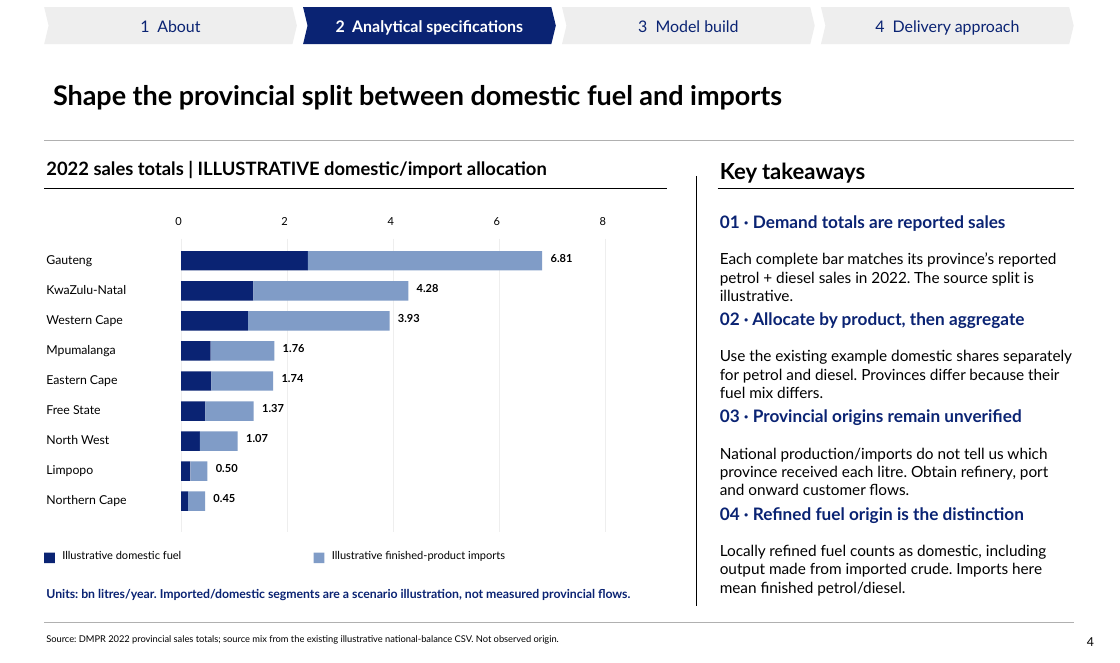
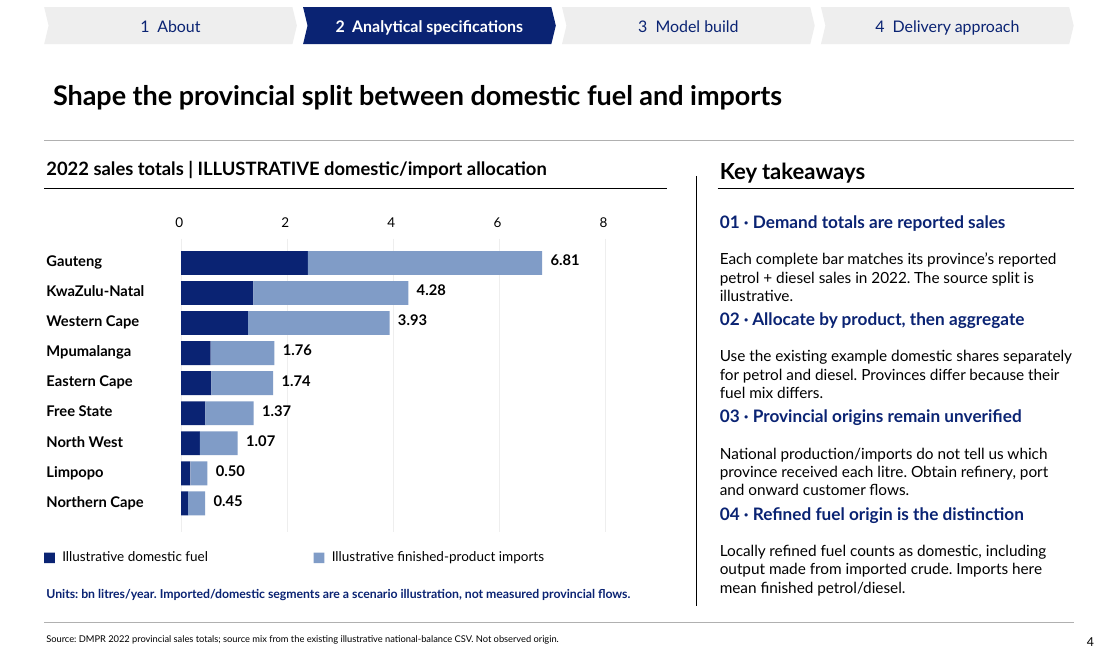
Before and after one commit to Africa-International-Advisors/liquid_fuels_model, a slide deck: slide 4 of pptx/output/delivered/Vopak_Week1_Analytical_Pack_2026_10_06.pptx. Drawn at 1120x663 pixels with LibreOffice and Linux fonts; fonts in the diff are those of the drawing; background and template pictures are left out. Boxes give left, top, right and bottom in pixels: in the first picture for what was removed or moved away, otherwise in the second. Text is boxed around its words. In the diff, an @@ line names an element or a change of style, - is before the commit and + after.

```diff
--- a/pptx/output/delivered/Vopak_Week1_Analytical_Pack_2026_10_06.pptx
+++ b/pptx/output/delivered/Vopak_Week1_Analytical_Pack_2026_10_06.pptx
@@ size 9 to 11 pt in 7 elements at [62, 551, 208, 561], [332, 551, 544, 564], [175, 217, 183, 227], [281, 217, 289, 227], [387, 217, 395, 227], [494, 217, 502, 227], [600, 217, 608, 227] @@
@@ rectangle: place and size @@
-rectangle at [181, 251, 308, 270]
+rectangle at [181, 251, 308, 275]
@@ rectangle: place and size @@
-rectangle at [308, 251, 542, 270]
+rectangle at [308, 251, 542, 275]
@@ rectangle: place and size @@
-rectangle at [181, 281, 254, 301]
+rectangle at [181, 281, 254, 305]
@@ rectangle: place and size @@
-rectangle at [254, 281, 408, 301]
+rectangle at [254, 281, 408, 305]
@@ rectangle: place and size @@
-rectangle at [181, 311, 248, 331]
+rectangle at [181, 311, 248, 335]
@@ rectangle: place and size @@
-rectangle at [248, 311, 390, 331]
+rectangle at [248, 311, 390, 335]
@@ rectangle: place and size @@
-rectangle at [181, 341, 211, 361]
+rectangle at [181, 341, 211, 365]
@@ rectangle: place and size @@
-rectangle at [211, 341, 275, 361]
+rectangle at [211, 341, 275, 365]
@@ rectangle: place and size @@
-rectangle at [181, 371, 211, 391]
+rectangle at [181, 371, 211, 395]
@@ rectangle: place and size @@
-rectangle at [211, 371, 273, 391]
+rectangle at [211, 371, 273, 395]
@@ rectangle: place and size @@
-rectangle at [181, 401, 205, 421]
+rectangle at [181, 401, 205, 425]
@@ rectangle: place and size @@
-rectangle at [205, 401, 254, 421]
+rectangle at [205, 401, 254, 425]
@@ rectangle: place and size @@
-rectangle at [181, 431, 200, 451]
+rectangle at [181, 431, 200, 455]
@@ rectangle: place and size @@
-rectangle at [200, 431, 238, 451]
+rectangle at [200, 431, 238, 455]
@@ rectangle: place and size @@
-rectangle at [181, 461, 191, 481]
+rectangle at [181, 461, 191, 485]
@@ rectangle: place and size @@
-rectangle at [191, 461, 208, 481]
+rectangle at [191, 461, 208, 485]
@@ size 10 to 12 pt, bold on in 9 elements at [46, 255, 102, 269], [46, 285, 144, 296], [46, 315, 139, 329], [46, 375, 132, 389], [46, 405, 113, 416], [46, 436, 123, 447], [46, 345, 131, 359], [46, 466, 103, 480], [46, 496, 143, 510] @@
@@ rectangle: place and size @@
-rectangle at [181, 491, 188, 511]
+rectangle at [181, 491, 188, 515]
@@ rectangle: place and size @@
-rectangle at [188, 491, 205, 511]
+rectangle at [188, 491, 205, 515]
@@ size 9 to 12 pt in 9 elements at [283, 344, 312, 355], [551, 254, 580, 265], [417, 284, 446, 295], [398, 314, 427, 325], [282, 375, 311, 386], [262, 405, 291, 416], [246, 435, 275, 446], [216, 465, 245, 476], [214, 495, 243, 506] @@
```
Also in this commit, not shown: 5 other slides changed, 10 other files.
